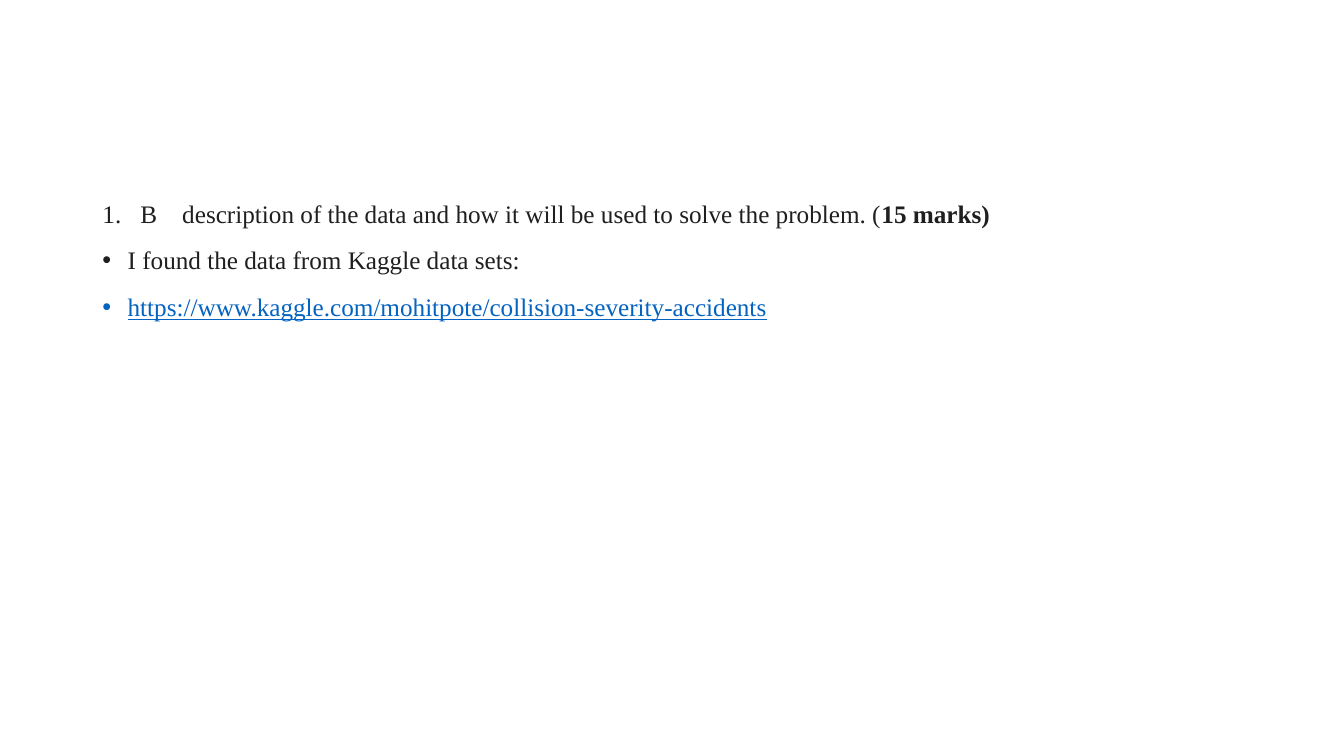
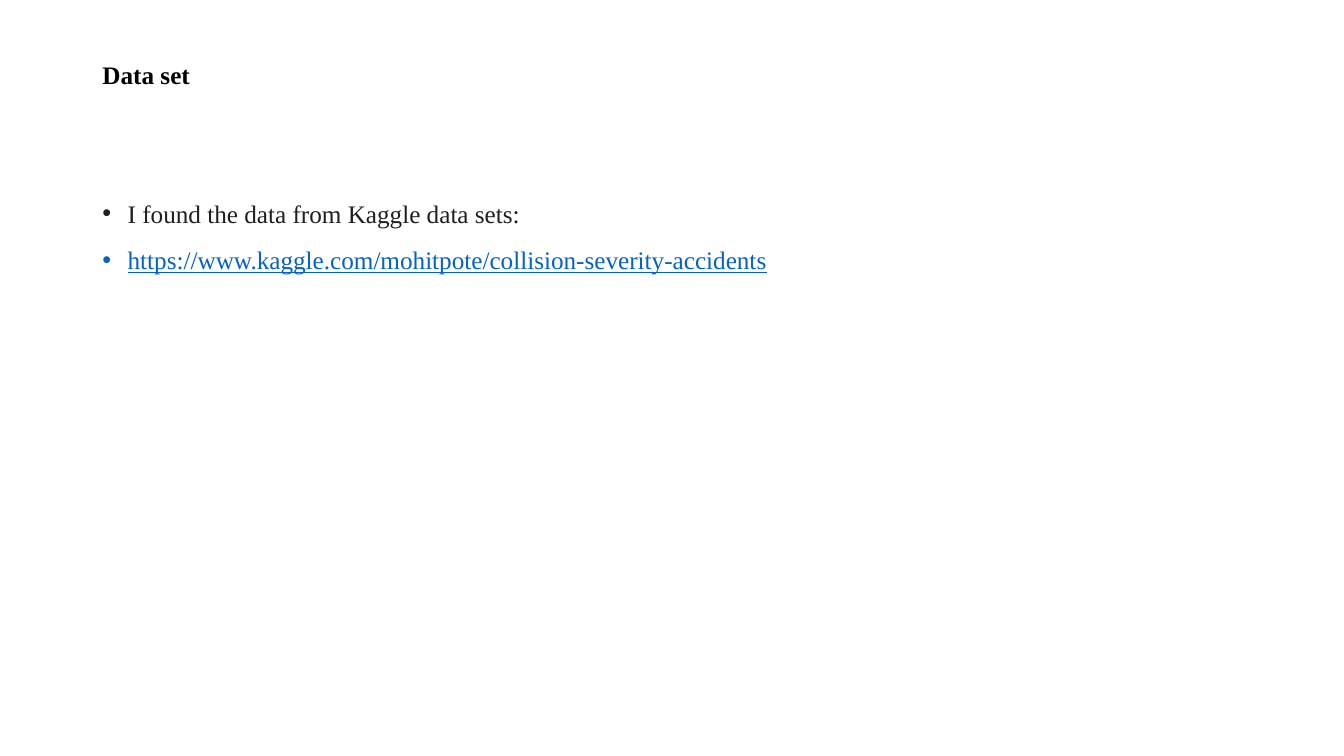
Before and after one commit to Mohsenselseleh/My-Projects, a slide deck: slide 3 of Comparative Study on Classic Machine learning Algorithms.pptx. Drawn at 1344x756 pixels with LibreOffice and Linux fonts; fonts in the diff are those of the drawing. Boxes give left, top, right and bottom in pixels: in the first picture for what was removed or moved away, otherwise in the second. Text is boxed around its words. In the diff, an @@ line names an element or a change of style, - is before the commit and + after.

```diff
--- a/Comparative Study on Classic Machine learning Algorithms.pptx
+++ b/Comparative Study on Classic Machine learning Algorithms.pptx
@@ title added at bbox=[102, 67, 189, 85], 18 pt, text #000000, bold @@
+Data set
@@ text at bbox=[140, 205, 990, 229]: paragraph removed @@
-1. B description of the data and how it will be used to solve the problem. (15 marks)
```
Also in this commit, not shown: 4 other slides changed.
